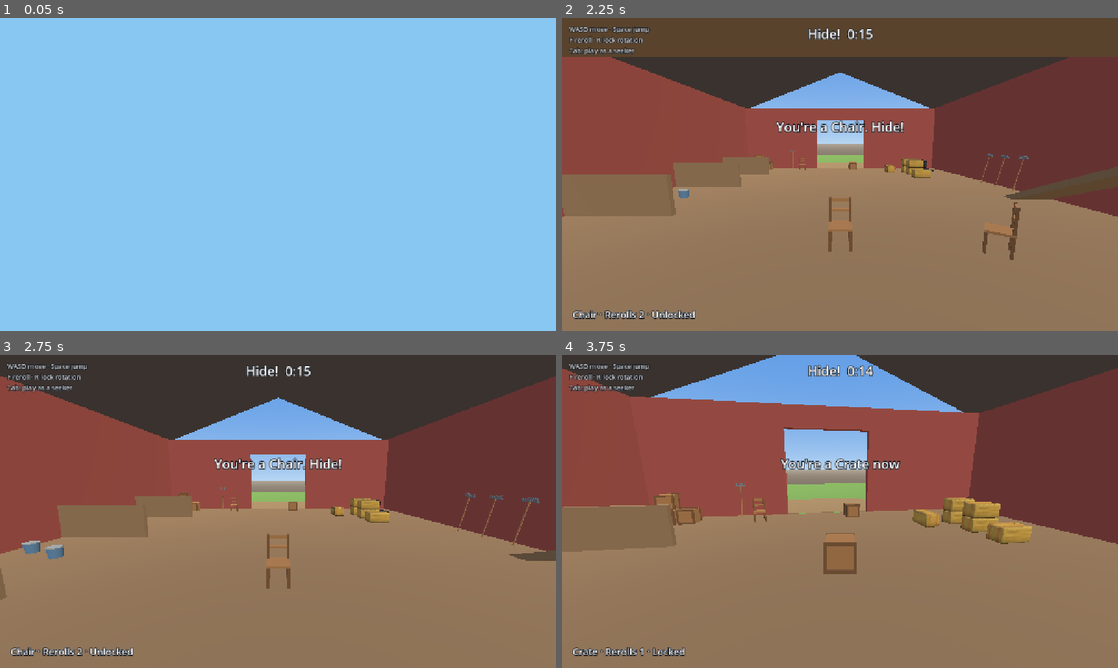
Above: before the commit, frames 1-4 (two rows, left to right).
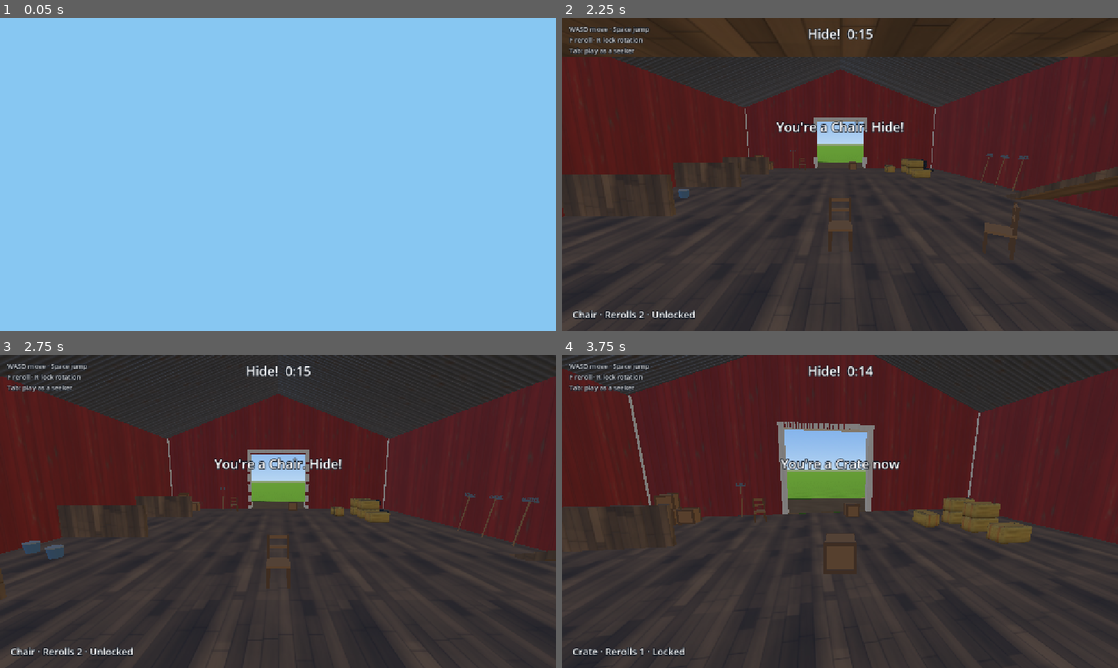
Above: after the commit, the same moments.

Repository: lukechn99/games
Game: Godot game, scene res://scenes/main.tscn
Same seed, same stepped clock (60 frames per second), same inputs: the game is played once before the commit and once after it.
Inputs (mouse positions are in pixels of both pictures, inside the frame that each line leads up to):
- Up to frame 1 (0.05 s): no input
- Up to frame 2 (2.25 s): tap Enter at 0.5, 1.25, 2 s; move the mouse to (962, 158) at 0.52 s; hold D 0.53-1.28 s; tap F at 0.6 s; click (962, 158) at 0.67 s; tap Space at 0.77, 1.52 s; move the mouse to (812, 174) at 1.27 s; hold W from 1.28 s (still down); tap R at 1.35 s; move the mouse to (851, 168) at 2.02 s; tap Tab at 2.1 s
- Up to frame 3 (2.75 s): keep holding W
- Up to frame 4 (3.75 s): keep holding W; move the mouse to (834, 517) at 2.77 s; tap F at 2.85 s; click (834, 517) at 2.92 s; tap Space at 3.02 s; move the mouse to (878, 514) at 3.52 s; tap R at 3.6 s

Frame 1 is identical in both runs. In frame 2, 78% of the frame differs, in the area x 0-100%, y 0-100%; in frame 3, 72%; in frame 4, 83%.

Commit message:
Hide and Seek: textured barn, farmhouse and silo, grass, sun shadows
Seamless siding, trim, roof, shingle, galvanized steel, floor, grass, dirt
and concrete textures (tools/textures.py), one draw call per surface. Barn
gets trim and X-braced sliding doors; a farmhouse and a shiny silo stand
beside it (outsides only). Real sun shadows, with the Compatibility
renderer's brightening measured and corrected (sun 0.45, fill 0.4).
?shadows=off, ?ambient=, ?sunscale= for comparison.

Co-Authored-By: Claude Opus 5.5 <noreply@anthropic.com>
Claude-Session: https://claude.ai/code/session_01KfLUHMrreBSAcTCA7XxcJz

Diff:
--- a/hideseek/project.godot
+++ b/hideseek/project.godot
@@ -35,4 +35,6 @@
 renderer/rendering_method="gl_compatibility"
 renderer/rendering_method.mobile="gl_compatibility"
 anti_aliasing/quality/msaa_3d=1
+lights_and_shadows/directional_shadow/size=2048
+lights_and_shadows/directional_shadow/soft_shadow_filter_quality=2
 textures/default_filters/anisotropic_filtering_level=1
--- a/hideseek/scripts/main.gd
+++ b/hideseek/scripts/main.gd
@@ -5,7 +5,8 @@
 ##
 ## Test links: ?role=hider, ?hide=SECONDS, ?t=SECONDS (start the clock
 ## there), ?at=X,Z[,Y]&look=YAW,PITCH (degrees), ?seed=N, ?sparknow,
-## ?relief=off (no normal maps).
+## ?relief=off (no normal maps), ?shadows=off, ?ambient=E&sunscale=K
+## (light levels with shadows on, for tuning).
 
 const SANDBOX_HIDE := 15.0       # the real game hides for 45 s
 const SANDBOX_HIDERS := 3
@@ -32,7 +33,7 @@
 	_query = _read_query()
 	role = "hider" if _query.get("role", "") == "hider" else "seeker"
 	Props.relief = _query.get("relief", "on") != "off"
-	TestBarn.environment(self)
+	TestBarn.environment(self, _query.get("shadows", "on") != "off", float(_query.get("sunscale", "-1")), float(_query.get("ambient", "-1")))
 	TestBarn.build(self)
 	_paint_root = Node3D.new()
 	_paint_root.name = "Paint"
--- /dev/null
+++ b/hideseek/scripts/surfaces.gd
@@ -0,0 +1,173 @@
+class_name Surfaces
+extends RefCounted
+## Building and ground surfaces (tools/textures.py): seamless colour and
+## normal maps, loaded straight from their JPEGs. They're named .jpg.bin so
+## Godot doesn't import them and ships the small files as they are (an
+## import re-encodes them losslessly, several times larger). A Builder that merges geometry into one
+## draw call per surface, with UVs in metres so every wall uses the same scale.
+
+const DIR := "res://assets/textures/"
+
+## Metres covered by one copy of each texture (same as tools/textures.py).
+const TILE := {
+	"barn_siding": 2.4, "trim": 1.2, "barn_roof": 2.0, "house_siding": 1.8,
+	"shingles": 2.0, "silo_metal": 2.0, "floor": 2.4, "grass": 3.0,
+	"dirt": 3.0, "concrete": 2.0,
+}
+
+## How each surface takes the light. Metal shines (design: "metal shine for
+## the silo"), paint and wood stay soft.
+const FINISH := {
+	"silo_metal": {"metallic": 0.85, "roughness": 0.28, "specular": 0.6},
+	"barn_roof": {"metallic": 0.55, "roughness": 0.5},
+	"trim": {"roughness": 0.7},
+	"house_siding": {"roughness": 0.75},
+	"shingles": {"roughness": 0.95},
+	"grass": {"roughness": 1.0, "specular": 0.2},
+	"dirt": {"roughness": 1.0, "specular": 0.25},
+}
+
+## Untextured finishes.
+const PLAIN := {
+	"glass": {"color": Color(0.16, 0.22, 0.28), "metallic": 0.4, "roughness": 0.08},
+	"door": {"color": Color(0.17, 0.32, 0.25), "roughness": 0.6},
+	"dark": {"color": Color(0.08, 0.07, 0.07), "roughness": 1.0},
+}
+
+static var _mats := {}
+
+
+static func material(name: String) -> StandardMaterial3D:
+	if _mats.has(name):
+		return _mats[name]
+	var m := StandardMaterial3D.new()
+	if PLAIN.has(name):
+		var p: Dictionary = PLAIN[name]
+		m.albedo_color = p["color"]
+		m.metallic = p.get("metallic", 0.0)
+		m.roughness = p.get("roughness", 0.8)
+	else:
+		var f: Dictionary = FINISH.get(name, {})
+		m.albedo_texture = _texture(name + "_albedo.jpg.bin")
+		if Props.relief:
+			m.normal_enabled = true
+			m.normal_texture = _texture(name + "_normal.jpg.bin")
+		m.metallic = f.get("metallic", 0.0)
+		m.metallic_specular = f.get("specular", 0.5)
+		m.roughness = f.get("roughness", 0.85)
+		m.texture_filter = BaseMaterial3D.TEXTURE_FILTER_LINEAR_WITH_MIPMAPS_ANISOTROPIC
+	_mats[name] = m
+	return m
+
+
+static func _texture(file: String) -> Texture2D:
+	var img := Image.new()
+	var err := img.load_jpg_from_buffer(FileAccess.get_file_as_bytes(DIR + file))
+	if err != OK:
+		push_error("missing texture " + file)
+		return null
+	img.generate_mipmaps()
+	return ImageTexture.create_from_image(img)
+
+
+## Collects geometry per surface; commit() makes one mesh with one surface
+## (one draw call) per material.
+class Builder:
+	var _st := {}
+
+	func _tool(surface: String) -> SurfaceTool:
+		if not _st.has(surface):
+			var st := SurfaceTool.new()
+			st.begin(Mesh.PRIMITIVE_TRIANGLES)
+			_st[surface] = st
+		return _st[surface]
+
+	func _uv(surface: String, p: Vector3, n: Vector3) -> Vector2:
+		var t: float = Surfaces.TILE.get(surface, 1.0)
+		var a := n.abs()
+		if a.y >= a.x and a.y >= a.z:
+			return Vector2(p.x, p.z) / t
+		if a.x >= a.z:
+			return Vector2(p.z * signf(n.x), -p.y) / t
+		return Vector2(-p.x * signf(n.z), -p.y) / t
+
+	func _vert(st: SurfaceTool, surface: String, p: Vector3, n: Vector3, uv = null) -> void:
+		st.set_normal(n)
+		st.set_uv(uv if uv != null else _uv(surface, p, n))
+		st.add_vertex(p)
+
+	## A box, UVs projected from world space (so neighbouring boxes line up).
+	func box(surface: String, size: Vector3, at: Vector3, b := Basis()) -> void:
+		var bm := BoxMesh.new()
+		bm.size = size
+		var arr := bm.get_mesh_arrays()
+		var verts: PackedVector3Array = arr[Mesh.ARRAY_VERTEX]
+		var norms: PackedVector3Array = arr[Mesh.ARRAY_NORMAL]
+		var idx: PackedInt32Array = arr[Mesh.ARRAY_INDEX]
+		var st := _tool(surface)
+		var xf := Transform3D(b, at)
+		for i in idx:
+			_vert(st, surface, xf * verts[i], (b * norms[i]).normalized())
+
+	## A flat triangle, seen from the side a -> b -> c turns anticlockwise
+	## (Godot's front faces are clockwise, so it's emitted reversed).
+	func tri(surface: String, a: Vector3, b: Vector3, c: Vector3) -> void:
+		var n := (b - a).cross(c - a).normalized()
+		var st := _tool(surface)
+		for p in [a, c, b]:
+			_vert(st, surface, p, n)
+
+	## An open cylinder (silo), with the texture wrapping a whole number of
+	## times so there is no seam.
+	func cylinder(surface: String, radius: float, height: float, at: Vector3, segments := 40) -> void:
+		var t: float = Surfaces.TILE.get(surface, 1.0)
+		var repeats := maxf(1.0, roundf(TAU * radius / t))
+		var st := _tool(surface)
+		for i in segments:
+			var a0 := TAU * i / segments
+			var a1 := TAU * (i + 1) / segments
+			var n0 := Vector3(cos(a0), 0, sin(a0))
+			var n1 := Vector3(cos(a1), 0, sin(a1))
+			var u0 := -repeats * i / segments
+			var u1 := -repeats * (i + 1) / segments
+			var v1 := -height / t
+			var p00 := at + n0 * radius
+			var p10 := at + n1 * radius
+			var p01 := p00 + Vector3(0, height, 0)
+			var p11 := p10 + Vector3(0, height, 0)
+			for q in [[p00, n0, Vector2(u0, 0)], [p11, n1, Vector2(u1, v1)], [p01, n0, Vector2(u0, v1)],
+					[p00, n0, Vector2(u0, 0)], [p10, n1, Vector2(u1, 0)], [p11, n1, Vector2(u1, v1)]]:
+				_vert(st, surface, q[0], q[1], q[2])
+
+	## A dome cap (silo roof).
+	func dome(surface: String, radius: float, rise: float, at: Vector3, segments := 40, rings := 8) -> void:
+		var t: float = Surfaces.TILE.get(surface, 1.0)
+		var repeats := maxf(1.0, roundf(TAU * radius / t))
+		var st := _tool(surface)
+		var pt := func(i: int, j: int) -> Array:
+			var a := TAU * i / segments
+			var phi := (PI / 2) * j / rings
+			var r := radius * cos(phi)
+			var p: Vector3 = at + Vector3(cos(a) * r, rise * sin(phi), sin(a) * r)
+			var n := Vector3(cos(a) * cos(phi) / radius, sin(phi) / rise, sin(a) * cos(phi) / radius).normalized()
+			return [p, n, Vector2(-repeats * i / segments, -(PI / 2 * radius) * j / rings / t)]
+		for j in rings:
+			for i in segments:
+				var a: Array = pt.call(i, j)
+				var b: Array = pt.call(i + 1, j)
+				var c: Array = pt.call(i + 1, j + 1)
+				var d: Array = pt.call(i, j + 1)
+				for q in [a, c, d, a, b, c]:
+					_vert(st, surface, q[0], q[1], q[2])
+
+	func commit(name: String) -> MeshInstance3D:
+		var mesh := ArrayMesh.new()
+		for surface in _st:
+			var st: SurfaceTool = _st[surface]
+			st.generate_tangents()
+			st.commit(mesh)
+			mesh.surface_set_material(mesh.get_surface_count() - 1, Surfaces.material(surface))
+		var mi := MeshInstance3D.new()
+		mi.name = name
+		mi.mesh = mesh
+		return mi
--- a/hideseek/scripts/test_barn.gd
+++ b/hideseek/scripts/test_barn.gd
@@ -1,6 +1,6 @@
 class_name TestBarn
 extends RefCounted
-## H0's grey test barn (design doc 16): a barn you can walk into, a hayloft
+## H0's test barn (design doc 16): a barn you can walk into, a hayloft
 ## up a ramp, stalls, and the yard by the doors, dressed with every prop in
 ## the pool. Scenery copies of each prop are one MultiMesh (one draw call
 ## per kind) with a solid box each, so paint can land on them.
@@ -9,11 +9,6 @@
 const LAYER_PLAYERS := 2
 const LAYER_PROPS := 4
 
-const BARN_RED := Color(0.62, 0.3, 0.27)
-const BOARDS := Color(0.55, 0.44, 0.32)
-const ROOF := Color(0.36, 0.33, 0.33)
-const GRASS := Color(0.45, 0.62, 0.32)
-const DIRT := Color(0.6, 0.5, 0.36)
 
 const LOFT_Y := 3.0
 
@@ -99,51 +94,33 @@
 	return out
 
 
+## Where the farmhouse and silo stand (outsides only until the H1 farm).
+const HOUSE := Vector3(-20.0, 0.0, 4.0)
+const SILO := Vector3(13.5, 0.0, -7.0)
+
+
 static func build(root: Node3D) -> void:
-	var mat := StandardMaterial3D.new()
-	mat.vertex_color_use_as_albedo = true
-	mat.roughness = 1.0
-	var st := SurfaceTool.new()
-	st.begin(Mesh.PRIMITIVE_TRIANGLES)
+	var b := Surfaces.Builder.new()
 	var solid := StaticBody3D.new()
-	solid.name = "Barn"
+	solid.name = "Solid"
 	solid.collision_layer = LAYER_WORLD
 	solid.collision_mask = 0
 	root.add_child(solid)
 
-	# Ground, with a dirt apron at each door.
-	_block(st, solid, Vector3(70, 1, 70), Vector3(0, -0.5, 0), GRASS)
-	_block(st, null, Vector3(6, 0.02, 5), Vector3(0, 0.01, 14.5), DIRT)
-	_block(st, null, Vector3(6, 0.02, 5), Vector3(0, 0.01, -14.5), DIRT)
-	_block(st, null, Vector3(15.7, 0.02, 23.7), Vector3(0, 0.01, 0), BOARDS)
-	# Side walls, end walls with a 4 m door, lintels.
-	for x in [-8.0, 8.0]:
-		_block(st, solid, Vector3(0.3, 5, 24.3), Vector3(x, 2.5, 0), BARN_RED)
-	for z in [-12.0, 12.0]:
-		for x in [-5.0, 5.0]:
-			_block(st, solid, Vector3(6, 5, 0.3), Vector3(x, 2.5, z), BARN_RED)
-		_block(st, solid, Vector3(4, 1, 0.3), Vector3(0, 4.5, z), BARN_RED)
-	# Roof: two slopes from the eaves (5 m) to the ridge (8 m).
-	var slope := atan2(3.0, 8.0)
-	for side in [-1.0, 1.0]:
-		var b := Basis(Vector3.BACK, side * -slope)
-		_block(st, solid, Vector3(8.9, 0.2, 25.0), Vector3(side * 4.0, 6.6, 0), ROOF, b)
-	# Stalls on the west side.
-	for z in [-8.0, -4.0, 0.0]:
-		_block(st, solid, Vector3(3.2, 1.2, 0.15), Vector3(-6.4, 0.6, z), BOARDS)
-	# Hayloft over the north third, its railing, and a ramp up the east wall.
-	_block(st, solid, Vector3(15.7, 0.3, 7.85), Vector3(0, LOFT_Y - 0.15, 7.92), BOARDS)
-	_block(st, solid, Vector3(13.4, 0.9, 0.12), Vector3(-1.15, LOFT_Y + 0.45, 4.05), BOARDS)
-	var run := Vector3(0, LOFT_Y, 6.2)
-	var ramp_basis := Basis(Vector3.RIGHT, -atan2(run.y, run.z))
-	_block(st, solid, Vector3(1.4, 0.2, run.length()), Vector3(7.1, LOFT_Y / 2 - 0.1, 4.0 - run.z / 2), BOARDS, ramp_basis)
-
-	var m := st.commit()
-	m.surface_set_material(0, mat)
-	var mi := MeshInstance3D.new()
-	mi.mesh = m
-	mi.name = "BarnMesh"
-	root.add_child(mi)
+	# Ground: grass, with packed dirt at the barn doors and the porch.
+	_block(b, "grass", solid, Vector3(70, 1, 70), Vector3(0, -0.5, 0))
+	# Grass on out to the horizon (looks only; the play area is 70 m).
+	for i in 4:
+		var d := Vector3.FORWARD.rotated(Vector3.UP, i * PI / 2)
+		var side := d.cross(Vector3.UP).abs()
+		b.box("grass", side * 470 + d.abs() * 200 + Vector3(0, 0.2, 0), d * 135 + Vector3(0, -0.1, 0))
+	for z in [-14.5, 14.5]:
+		_block(b, "dirt", null, Vector3(7, 0.02, 5), Vector3(0, 0.01, z))
+	_block(b, "dirt", null, Vector3(5, 0.02, 7), HOUSE + Vector3(7.5, 0.01, 0.0))
+	_barn(b, solid)
+	_house(b, solid)
+	_silo(b, solid)
+	root.add_child(b.commit("Buildings"))
 
 	# Scenery props: one MultiMesh per kind, a solid box each.
 	var by_kind := {}
@@ -168,6 +145,186 @@
 			props.add_child(prop_body(kind, xf))
 
 
+## The red barn: board-and-batten siding, white trim, open sliding doors
+## with X braces, a metal roof, plank floors.
+static func _barn(b: Surfaces.Builder, solid: StaticBody3D) -> void:
+	_block(b, "floor", null, Vector3(15.7, 0.02, 23.7), Vector3(0, 0.01, 0))
+	for x in [-8.0, 8.0]:
+		_block(b, "barn_siding", solid, Vector3(0.3, 5, 24.3), Vector3(x, 2.5, 0))
+	for z in [-12.0, 12.0]:
+		for x in [-5.0, 5.0]:
+			_block(b, "barn_siding", solid, Vector3(6, 5, 0.3), Vector3(x, 2.5, z))
+		_block(b, "barn_siding", solid, Vector3(4, 1, 0.3), Vector3(0, 4.5, z))
+		var out: float = signf(z)
+		# Gable: outside and inside faces.
+		var zo: float = z + out * 0.15
+		var zi: float = z - out * 0.15
+		if out > 0:
+			b.tri("barn_siding", Vector3(-8, 5, zo), Vector3(8, 5, zo), Vector3(0, 8, zo))
+			b.tri("barn_siding", Vector3(-8, 5, zi), Vector3(0, 8, zi), Vector3(8, 5, zi))
+		else:
+			b.tri("barn_siding", Vector3(-8, 5, zo), Vector3(0, 8, zo), Vector3(8, 5, zo))
+			b.tri("barn_siding", Vector3(-8, 5, zi), Vector3(8, 5, zi), Vector3(0, 8, zi))
+		# Trim: door frame, hayloft door, corners.
+		var tz: float = z + out * 0.06
+		for x in [-2.12, 2.12]:
+			_block(b, "trim", null, Vector3(0.25, 4.25, 0.42), Vector3(x, 2.12, tz))
+		_block(b, "trim", null, Vector3(4.5, 0.25, 0.42), Vector3(0, 4.12, tz))
+		_frame(b, Vector3(0, 6.1, z + out * 0.17), Vector2(2.0, 1.8), out)
+		_block(b, "dark", null, Vector3(1.8, 1.6, 0.04), Vector3(0, 6.1, z + out * 0.155))
+		for x in [-8.0, 8.0]:
+			_block(b, "trim", null, Vector3(0.42, 5.0, 0.42), Vector3(x, 2.5, z))
+		# Sliding doors, slid open, and their track.
+		_block(b, "dark", null, Vector3(10.2, 0.14, 0.12), Vector3(0, 4.3, z + out * 0.24))
+		for side in [-1.0, 1.0]:
+			_barn_door(b, solid, Vector3(side * 3.15, 2.05, z + out * 0.25), out)
+	# Roof: two slopes from the eaves (5 m) to the ridge (8 m), overhanging.
+	var slope := atan2(3.0, 8.0)
+	for side in [-1.0, 1.0]:
+		var rb := Basis(Vector3.BACK, side * -slope)
+		_block(b, "barn_roof", solid, Vector3(9.4, 0.12, 25.4), Vector3(side * 4.2, 6.55, 0), rb)
+	# Stalls on the west side.
+	for z in [-8.0, -4.0, 0.0]:
+		_block(b, "floor", solid, Vector3(3.2, 1.2, 0.15), Vector3(-6.4, 0.6, z))
+	# Hayloft over the north third, its railing, and a ramp up the east wall.
+	_block(b, "floor", solid, Vector3(15.7, 0.3, 7.85), Vector3(0, LOFT_Y - 0.15, 7.92))
+	_block(b, "floor", solid, Vector3(13.4, 0.9, 0.12), Vector3(-1.15, LOFT_Y + 0.45, 4.05))
+	var run := Vector3(0, LOFT_Y, 6.2)
+	var ramp_basis := Basis(Vector3.RIGHT, -atan2(run.y, run.z))
+	_block(b, "floor", solid, Vector3(1.4, 0.2, run.length()), Vector3(7.1, LOFT_Y / 2 - 0.1, 4.0 - run.z / 2), ramp_basis)
+
+
+## One leaf of a sliding barn door: red boards in a white frame with an X.
+static func _barn_door(b: Surfaces.Builder, solid: StaticBody3D, at: Vector3, out: float) -> void:
+	var w := 2.1
+	var h := 4.1
+	_block(b, "barn_siding", solid, Vector3(w, h, 0.1), at)
+	var f := at + Vector3(0, 0, out * 0.07)
+	_frame(b, f, Vector2(w, h), out)
+	var diag := Vector2(w - 0.3, h - 0.3)
+	var ang := atan2(diag.y, diag.x)
+	for sgn in [-1.0, 1.0]:
+		_block(b, "trim", null, Vector3(diag.length(), 0.16, 0.05), f, Basis(Vector3.BACK, sgn * ang))
+
+
+## A white trim frame (width x height) facing out along z.
+static func _frame(b: Surfaces.Builder, at: Vector3, size: Vector2, out: float) -> void:
+	var t := 0.16
+	for x in [-1.0, 1.0]:
+		_block(b, "trim", null, Vector3(t, size.y, 0.05), at + Vector3(x * (size.x - t) / 2, 0, 0))
+	for y in [-1.0, 1.0]:
+		_block(b, "trim", null, Vector3(size.x, t, 0.05), at + Vector3(0, y * (size.y - t) / 2, 0))
+
+
+## The farmhouse: two storeys of white lap siding on a concrete footing, a
+## shingle roof, windows, a front door and a porch facing the barn.
+static func _house(b: Surfaces.Builder, solid: StaticBody3D) -> void:
+	var c := HOUSE
+	var hw := 4.0           # half width (x)
+	var hl := 5.5           # half length (z); the ridge runs along z
+	var top := 6.0
+	var rise := 2.6
+	_block(b, "concrete", solid, Vector3(hw * 2 + 0.3, 0.45, hl * 2 + 0.3), c + Vector3(0, 0.22, 0))
+	var wall_h := top - 0.45
+	var wy := 0.45 + wall_h / 2
+	for x in [-hw, hw]:
+		_block(b, "house_siding", solid, Vector3(0.25, wall_h, hl * 2), c + Vector3(x, wy, 0))
+	for z in [-hl, hl]:
+		_block(b, "house_siding", solid, Vector3(hw * 2, wall_h, 0.25), c + Vector3(0, wy, z))
+		var zo: float = c.z + z + signf(z) * 0.125
+		var l := Vector3(c.x - hw, top, zo)
+		var r := Vector3(c.x + hw, top, zo)
+		var apex := Vector3(c.x, top + rise, zo)
+		if z > 0:
+			b.tri("house_siding", l, r, apex)
+		else:
+			b.tri("house_siding", l, apex, r)
+		_window(b, c + Vector3(0, 7.0, z + signf(z) * 0.14), "z", signf(z))
+		for x in [-2.0, 2.0]:
+			_window(b, c + Vector3(x, 1.9, z + signf(z) * 0.14), "z", signf(z))
+			_window(b, c + Vector3(x, 4.5, z + signf(z) * 0.14), "z", signf(z))
+	for x in [-hw, hw]:
+		for z in [-hl, hl]:
+			_block(b, "trim", null, Vector3(0.36, wall_h, 0.36), c + Vector3(x, wy, z))
+	# Windows: front (+x, facing the barn) and back.
+	for zz in [-3.0, 3.0]:
+		_window(b, c + Vector3(hw + 0.14, 1.9, zz), "x", 1.0)
+		_window(b, c + Vector3(-hw - 0.14, 1.9, zz), "x", -1.0)
+	for zz in [-3.0, 0.0, 3.0]:
+		_window(b, c + Vector3(hw + 0.14, 4.5, zz), "x", 1.0)
+		_window(b, c + Vector3(-hw - 0.14, 4.5, zz), "x", -1.0)
+	_window(b, c + Vector3(-hw - 0.14, 1.9, 0.0), "x", -1.0)
+	# Front door and porch.
+	_block(b, "door", null, Vector3(0.06, 2.15, 1.05), c + Vector3(hw + 0.15, 0.45 + 1.07, 0))
+	_frame_x(b, c + Vector3(hw + 0.17, 0.45 + 1.1, 0), Vector2(1.35, 2.3))
+	_block(b, "concrete", solid, Vector3(3.2, 0.3, 5.4), c + Vector3(hw + 1.6, 0.15, 0))
+	_block(b, "concrete", solid, Vector3(0.6, 0.15, 1.6), c + Vector3(hw + 3.5, 0.075, 0))
+	for z in [-2.5, 2.5]:
+		_block(b, "trim", solid, Vector3(0.18, 2.8, 0.18), c + Vector3(hw + 3.0, 1.7, z))
+	_block(b, "shingles", solid, Vector3(3.6, 0.12, 5.8), c + Vector3(hw + 1.75, 3.2, 0), Basis(Vector3.BACK, -0.18))
+	# Roof, overhanging 0.5 m all round, and a chimney.
+	var ang := atan2(rise, hw)
+	var run := hw + 0.5
+	var slab := run / cos(ang)
+	for side in [-1.0, 1.0]:
+		var rb := Basis(Vector3.BACK, side * -ang)
+		var mid := Vector3(c.x + side * run / 2, top + rise - tan(ang) * run / 2 + 0.06, c.z)
+		_block(b, "shingles", solid, Vector3(slab, 0.14, hl * 2 + 1.0), mid, rb)
+	_block(b, "concrete", null, Vector3(0.8, 2.2, 0.8), c + Vector3(-1.6, top + rise - 0.2, 3.6))
+
+
+## A window on a wall facing along `axis` ("x" or "z"), `out` = +1 or -1.
+static func _window(b: Surfaces.Builder, at: Vector3, axis: String, out: float) -> void:
+	var w := 1.0
+	var h := 1.35
+	var t := 0.12
+	var s := func(along: float, up: float, thick: float) -> Vector3:
+		return Vector3(thick, up, along) if axis == "x" else Vector3(along, up, thick)
+	var o := func(along: float, up: float) -> Vector3:
+		return at + (Vector3(0, up, along) if axis == "x" else Vector3(along, up, 0))
+	_block(b, "glass", null, s.call(w, h, 0.04), at)
+	for a in [-1.0, 1.0]:
+		_block(b, "trim", null, s.call(t, h + t * 2, 0.08), o.call(a * (w + t) / 2, 0))
+	_block(b, "trim", null, s.call(w + t * 2, t, 0.08), o.call(0, (h + t) / 2))
+	_block(b, "trim", null, s.call(w + t * 3, t, 0.14), o.call(0, -(h + t) / 2))
+	_block(b, "trim", null, s.call(t * 0.5, h, 0.06), o.call(0, 0))
+	_block(b, "trim", null, s.call(w, t * 0.5, 0.06), o.call(0, 0))
+
+
+static func _frame_x(b: Surfaces.Builder, at: Vector3, size: Vector2) -> void:
+	var t := 0.14
+	for z in [-1.0, 1.0]:
+		_block(b, "trim", null, Vector3(0.05, size.y, t), at + Vector3(0, 0, z * (size.x - t) / 2))
+	_block(b, "trim", null, Vector3(0.05, t, size.x), at + Vector3(0, (size.y - t) / 2, 0))
+
+
+## The silo: shiny galvanized steel on a concrete footing, banded, with a
+## domed cap and a ladder up the side facing the barn.
+static func _silo(b: Surfaces.Builder, solid: StaticBody3D) -> void:
+	var r := 2.6
+	var h := 13.0
+	b.cylinder("concrete", r + 0.3, 0.5, SILO)
+	_block(b, "concrete", null, Vector3((r + 0.3) * 2, 0.02, (r + 0.3) * 2), SILO + Vector3(0, 0.49, 0))
+	b.cylinder("silo_metal", r, h, SILO + Vector3(0, 0.5, 0))
+	for y in [3.5, 6.5, 9.5, 12.5]:
+		b.cylinder("silo_metal", r + 0.04, 0.1, SILO + Vector3(0, y, 0))
+	b.dome("silo_metal", r + 0.08, 1.7, SILO + Vector3(0, 0.5 + h, 0))
+	var lx := SILO.x - r - 0.18
+	for z in [-0.24, 0.24]:
+		_block(b, "silo_metal", null, Vector3(0.06, h - 1.0, 0.06), Vector3(lx, 1.0 + (h - 1.0) / 2, SILO.z + z))
+	var y := 1.2
+	while y < h:
+		_block(b, "silo_metal", null, Vector3(0.05, 0.05, 0.5), Vector3(lx, y, SILO.z))
+		y += 0.4
+	var cs := CollisionShape3D.new()
+	var cyl := CylinderShape3D.new()
+	cyl.radius = r + 0.3
+	cyl.height = h + 2.0
+	cs.shape = cyl
+	cs.position = SILO + Vector3(0, cyl.height / 2, 0)
+	solid.add_child(cs)
+
+
 ## A solid box for one scenery prop. Paint sticks to it.
 static func prop_body(kind: String, xf: Transform3D) -> StaticBody3D:
 	var body := StaticBody3D.new()
@@ -184,24 +341,32 @@
 	return body
 
 
-static func _block(st: SurfaceTool, body: StaticBody3D, s: Vector3, at: Vector3, c: Color, b := Basis()) -> void:
-	var bm := BoxMesh.new()
-	bm.size = s
-	Props._add(st, bm, Transform3D(b, at), c)
+static func _block(b: Surfaces.Builder, surface: String, body: StaticBody3D, s: Vector3, at: Vector3, basis := Basis()) -> void:
+	b.box(surface, s, at, basis)
 	if body:
 		var cs := CollisionShape3D.new()
 		var box := BoxShape3D.new()
 		box.size = s
 		cs.shape = box
-		cs.transform = Transform3D(b, at)
+		cs.transform = Transform3D(basis, at)
 		body.add_child(cs)
 
 
-static func environment(root: Node3D) -> void:
+## Godot's Compatibility renderer draws a shadow-casting sun in its own
+## pass and adds it to the picture after conversion to screen colours, which
+## overshoots: lit surfaces came out ~1.4x brighter on screen with shadows
+## on. With these two, sunlit grass matches the no-shadow picture while
+## shade (inside the barn, under the eaves) reads as shade: less fill light,
+## a little more sun. Measured with ?ambient= and ?sunscale= (DESIGN 9.3b).
+const SHADOW_SUN_SCALE := 0.45
+const SHADOW_AMBIENT := 0.4
+
+
+static func environment(root: Node3D, shadows := true, sun_scale := -1.0, ambient := -1.0) -> void:
 	var sky_mat := ProceduralSkyMaterial.new()
 	sky_mat.sky_top_color = Color(0.36, 0.6, 0.9)
 	sky_mat.sky_horizon_color = Color(0.72, 0.84, 0.95)
-	sky_mat.ground_horizon_color = Color(0.7, 0.66, 0.6)
+	sky_mat.ground_horizon_color = Color(0.56, 0.66, 0.46)
 	sky_mat.ground_bottom_color = Color(0.5, 0.45, 0.4)
 	var sky := Sky.new()
 	sky.sky_material = sky_mat
@@ -214,6 +379,8 @@
 	env.ambient_light_color = Color(0.86, 0.82, 0.76)
 	env.ambient_light_sky_contribution = 0.3
 	env.ambient_light_energy = 0.62
+	if shadows:
+		env.ambient_light_energy = ambient if ambient >= 0.0 else SHADOW_AMBIENT
 	env.tonemap_mode = Environment.TONE_MAPPER_LINEAR
 	var we := WorldEnvironment.new()
 	we.environment = env
@@ -221,7 +388,13 @@
 	var sun := DirectionalLight3D.new()
 	sun.rotation = Vector3(deg_to_rad(-50), deg_to_rad(35), 0)
 	sun.light_energy = 0.85
+	if shadows:
+		sun.light_energy *= sun_scale if sun_scale >= 0.0 else SHADOW_SUN_SCALE
 	sun.light_color = Color(1.0, 0.96, 0.88)
+	sun.shadow_enabled = shadows
+	sun.directional_shadow_mode = DirectionalLight3D.SHADOW_PARALLEL_2_SPLITS
+	sun.directional_shadow_max_distance = 45.0
+	sun.shadow_blur = 1.5
 	root.add_child(sun)
 
 
--- a/hideseek/tests/run_tests.gd
+++ b/hideseek/tests/run_tests.gd
@@ -62,6 +62,8 @@
 			check(tri <= 1500, "%s model is within 1,500 triangles" % k, str(tri))
 			check((aabb.size - Props.size(k)).abs().x < 0.06 and absf(aabb.size.y - Props.size(k).y) < 0.06 and absf(aabb.size.z - Props.size(k).z) < 0.06, "%s model matches its collision box" % k, "%v vs %v" % [aabb.size, Props.size(k)])
 			check(absf(aabb.position.y) < 0.02, "%s model stands on its origin" % k, str(aabb.position.y))
+	var missing := Surfaces.TILE.keys().filter(func(n): return Surfaces.material(n).albedo_texture == null or Surfaces.material(n).normal_texture == null)
+	check(missing.is_empty(), "every building and ground surface has its textures", str(missing))
 	var spot_kinds := TestBarn.SPOTS.map(func(s): return s[0])
 	check(spot_kinds.all(func(k): return pool.has(k)), "hiding spots only use pool props")
 
Binary file added: hideseek/assets/textures/barn_roof_albedo.jpg.bin
Binary file added: hideseek/assets/textures/barn_roof_normal.jpg.bin
Binary file added: hideseek/assets/textures/barn_siding_albedo.jpg.bin
Binary file added: hideseek/assets/textures/barn_siding_normal.jpg.bin
Binary file added: hideseek/assets/textures/concrete_albedo.jpg.bin
Binary file added: hideseek/assets/textures/concrete_normal.jpg.bin
Binary file added: hideseek/assets/textures/dirt_albedo.jpg.bin
Binary file added: hideseek/assets/textures/dirt_normal.jpg.bin
Binary file added: hideseek/assets/textures/floor_albedo.jpg.bin
Binary file added: hideseek/assets/textures/floor_normal.jpg.bin
Binary file added: hideseek/assets/textures/grass_albedo.jpg.bin
Binary file added: hideseek/assets/textures/grass_normal.jpg.bin
(and 11 more such lines)
